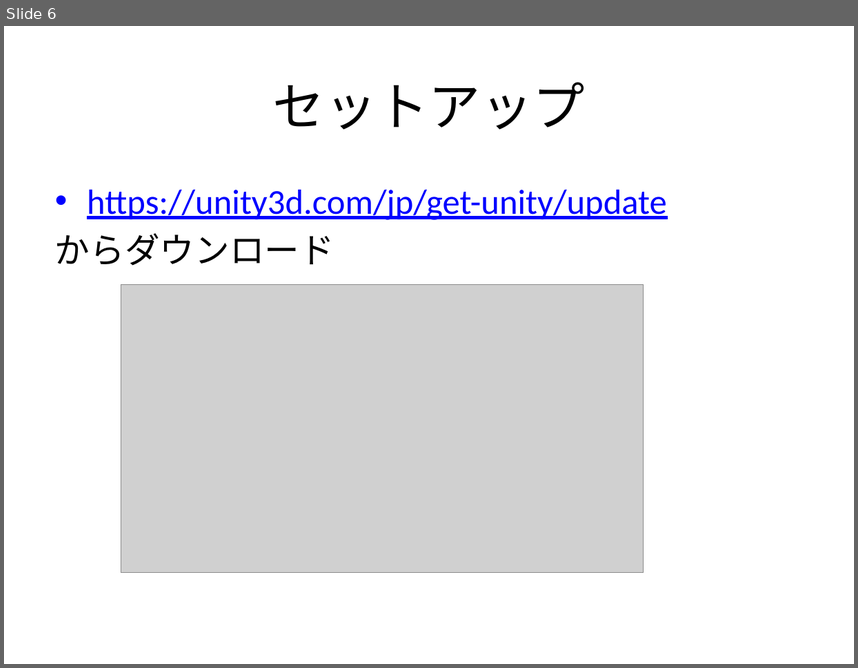
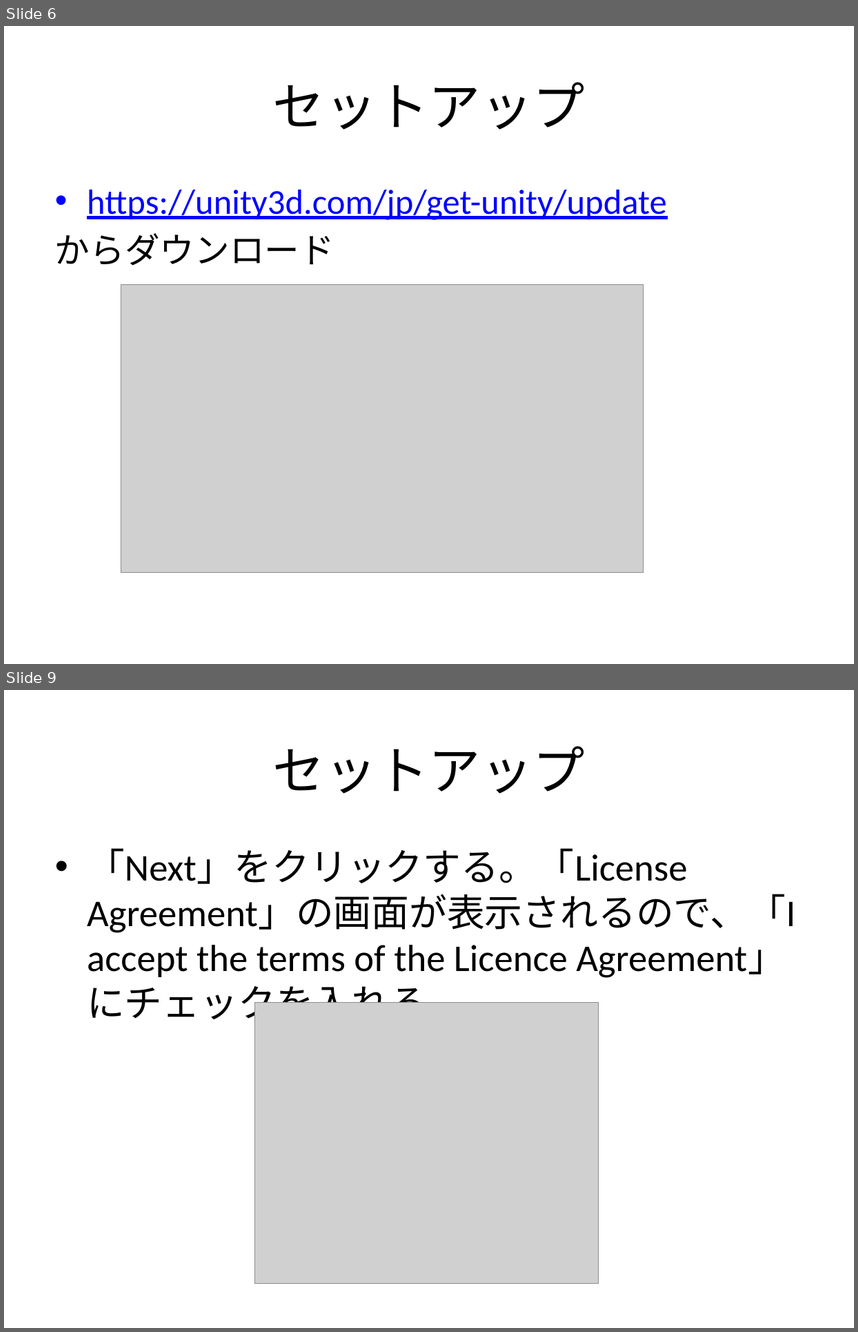
Before and after one commit to orochitungus/madoka_BAW, a slide deck: 講座資料/ゲーム開発講座２.pptx. Shown one above the other, each under a label of ours: slide 6 before the commit, slides 6 and 9 after it; the slides between them are not shown. The pictures are 858x668 and 858x1332 pixels, drawn with LibreOffice and Linux fonts; fonts in the diff are those of the drawing; grey boxes stand for pictures. Boxes give left, top, right and bottom in pixels: in the first picture for what was removed or moved away, otherwise in the second. Text is boxed around its words. In the diff, an @@ line names an element or a change of style, - is before the commit and + after.

Commit message:
資料2をアップ

```diff
--- a/講座資料/ゲーム開発講座２.pptx
+++ b/講座資料/ゲーム開発講座２.pptx
@@ slide 9 added at (x1=4, y1=690, x2=854, y2=1328), background #FFFFFF @@
@@ title added at (x1=273, y1=746, x2=585, y2=793), 44 pt, text #000000 @@
+セットアップ
@@ text added at (x1=87, y1=848, x2=795, y2=1026), 32 pt, text #000000 @@
+• 「Next」をクリックする。「License Agreement」の画面が表示されるので、「I accept the terms of the Licence Agreement」にチェックを入れる
@@ picture added at (x1=254, y1=1002, x2=598, y2=1283) @@
```
Also in this commit, not shown: 1 slide changed, 14 other slides added.
